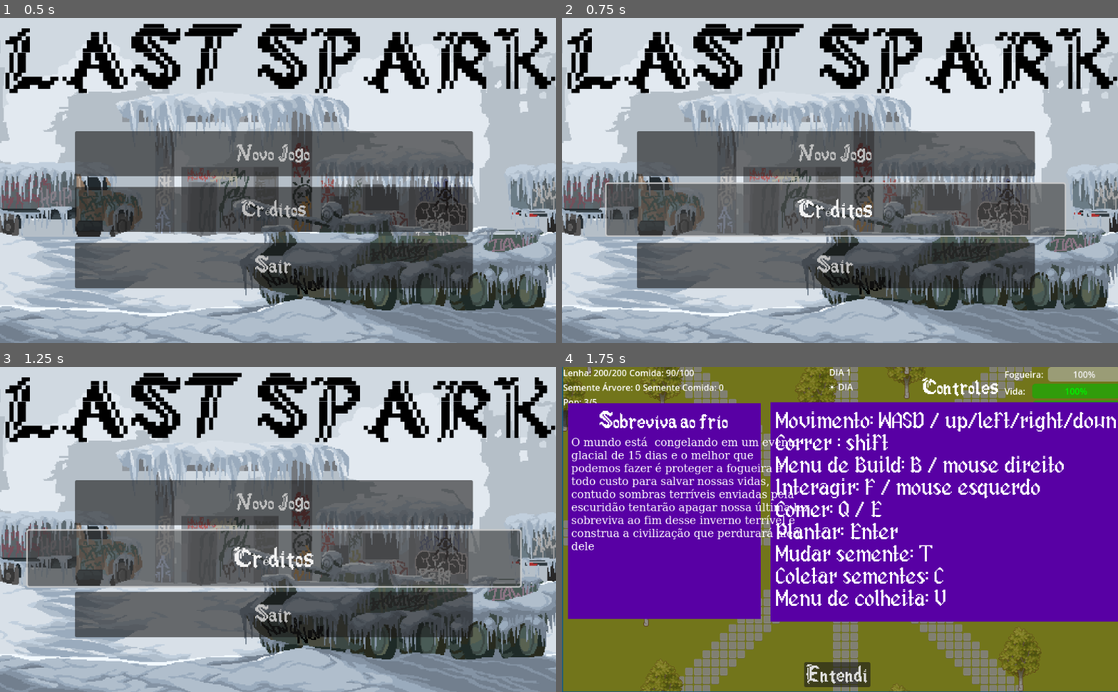
Above: before the commit, frames 1-4 (two rows, left to right).
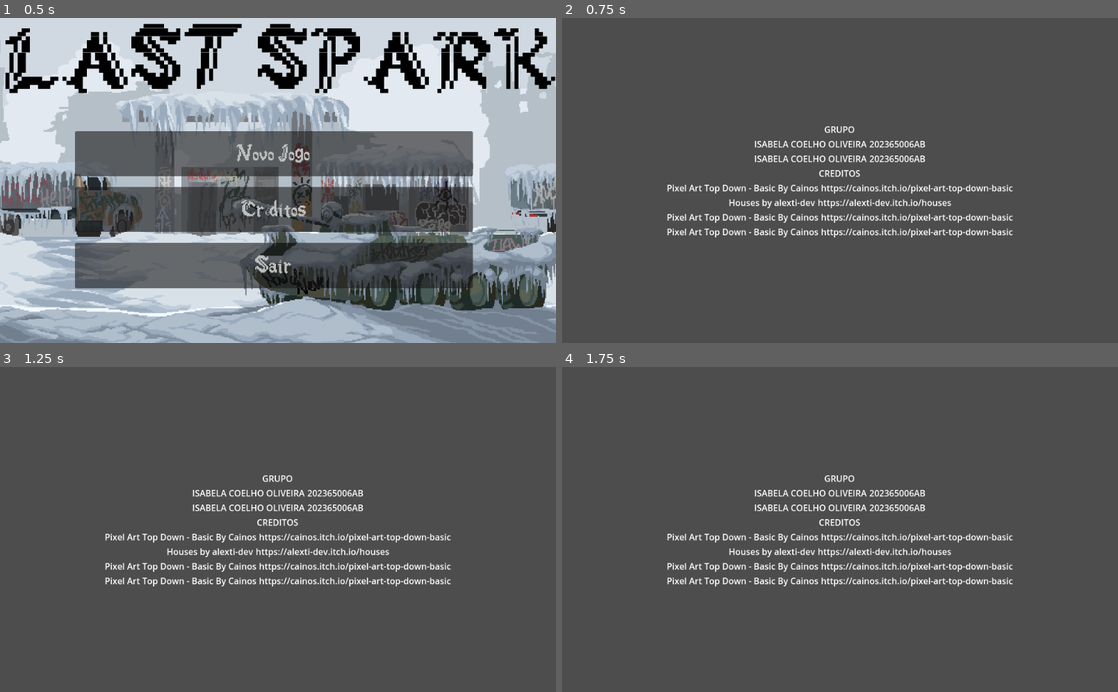
Above: after the commit, the same moments.

Repository: Isabeautiful/last-spark
Game: Godot game, scene res://Scenes/UI/main_menu.tscn
Two runs of this game, one before a commit and one after it. Both use one fixed random seed, a clock stepped at 60 frames per second and the inputs below.
Inputs (mouse positions are in pixels of both pictures, inside the frame that each line leads up to):
- Up to frame 1 (0.5 s): no input
- Up to frame 2 (0.75 s): click "Créditos" at 0.5 s
- Up to frame 3 (1.25 s): no input
- Up to frame 4 (1.75 s): click (834, 503) at 1.25 s, where only the run before the commit has a clickable "Novo Jogo"

Frame 1 is identical in both runs. In frame 2, 81% of the frame differs, in the area x 0-100%, y 0-100%; in frame 3, 81%; in frame 4, 99%.

Commit message:
load da cena na main

Diff:
--- a/Scripts/main_menu.gd
+++ b/Scripts/main_menu.gd
@@ -49,5 +49,5 @@
 
 
 func _on_credits_pressed() -> void:
-	# load cena creditos
+	get_tree().change_scene_to_file("res://Scenes/UI/credits.tscn")
 	pass # Replace with function body.
